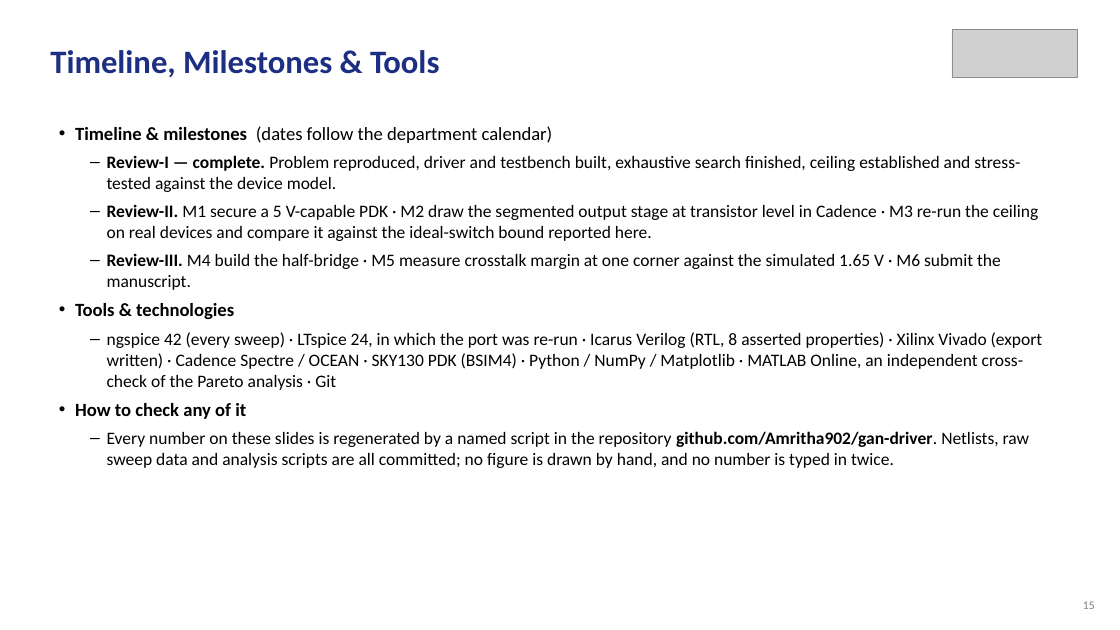
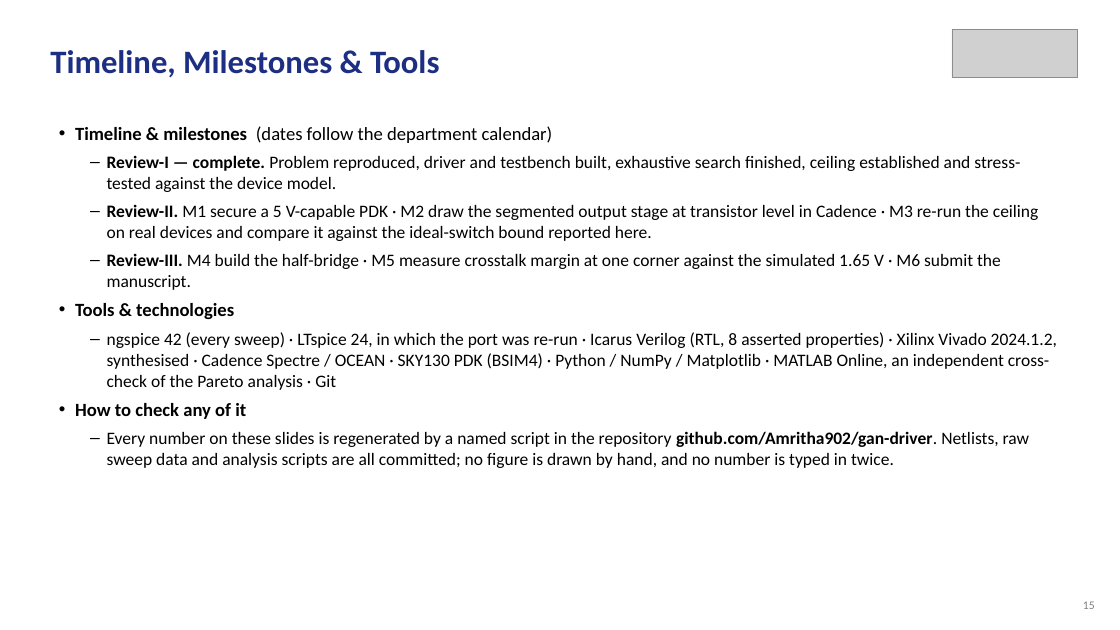
Before and after one commit to Amritha902/gan-driver, a slide deck: slide 15 of review/Review1_GaN_Segmented_Gate_Driver.pptx. Drawn at 1120x630 pixels with LibreOffice and Linux fonts; fonts in the diff are those of the drawing; grey boxes stand for pictures. Boxes give left, top, right and bottom in pixels: in the first picture for what was removed or moved away, otherwise in the second. Text is boxed around its words. In the diff, an @@ line names an element or a change of style, - is before the commit and + after.

```diff
--- a/review/Review1_GaN_Segmented_Gate_Driver.pptx
+++ b/review/Review1_GaN_Segmented_Gate_Driver.pptx
@@ text at <box>107,332,1057,390</box>: text changed @@
-– ngspice 42 (every sweep) · LTspice 24, in which the port was re-run · Icarus Verilog (RTL, 8 asserted properties) · Xilinx Vivado (export written) · Cadence Spectre / OCEAN · SKY130 PDK (BSIM4) · Python / NumPy / Matplotlib · MATLAB Online, an independent cross-check of the Pareto analysis · Git
+– ngspice 42 (every sweep) · LTspice 24, in which the port was re-run · Icarus Verilog (RTL, 8 asserted properties) · Xilinx Vivado 2024.1.2, synthesised · Cadence Spectre / OCEAN · SKY130 PDK (BSIM4) · Python / NumPy / Matplotlib · MATLAB Online, an independent cross-check of the Pareto analysis · Git
```
Also in this commit, not shown: 2 other slides changed, 8 other files.
